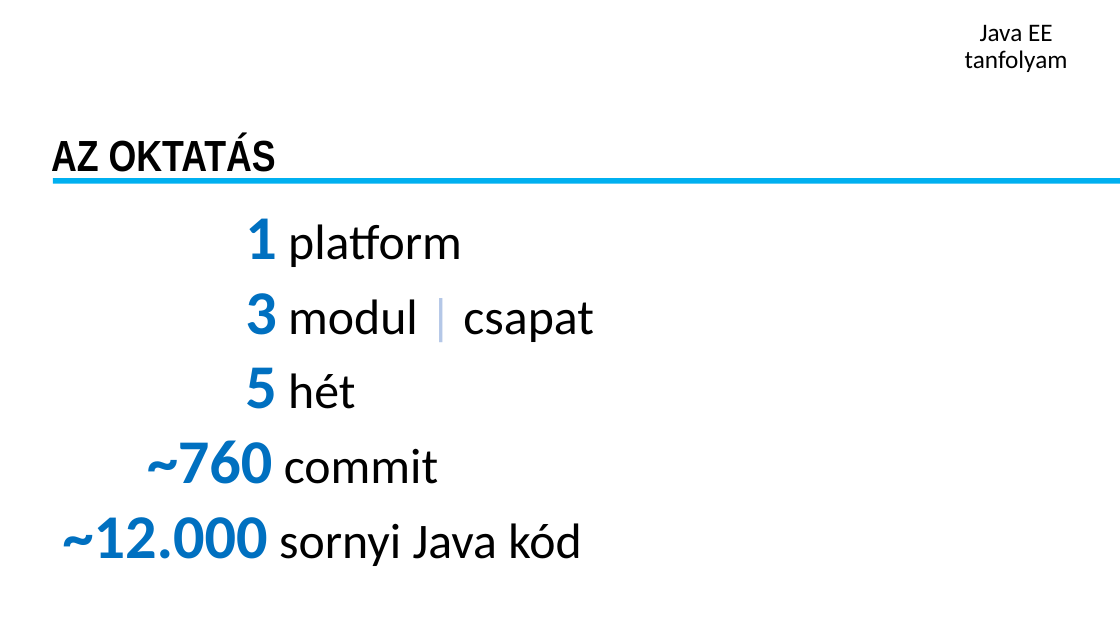
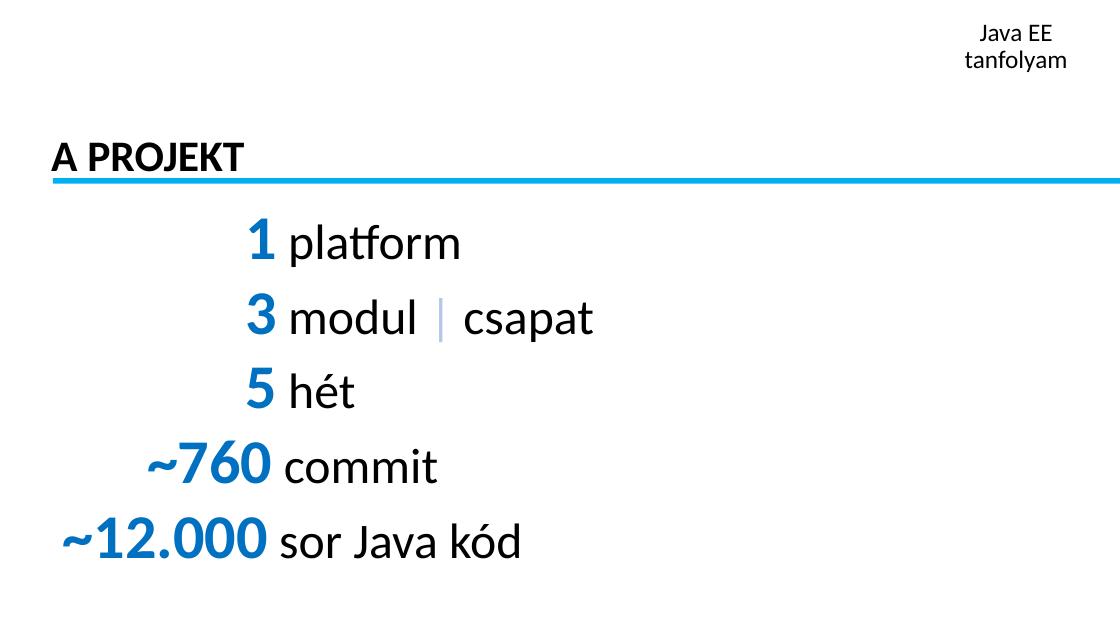
Before and after one commit to schonherz-java-ee-2016-q4/project, a slide deck: slide 8 of presentation/schonherz-2016-autumn-trainer-presentation.pptx. Drawn at 1120x630 pixels with LibreOffice and Linux fonts; fonts in the diff are those of the drawing; background and template pictures are left out. Boxes give left, top, right and bottom in pixels: in the first picture for what was removed or moved away, otherwise in the second. Text is boxed around its words. In the diff, an @@ line names an element or a change of style, - is before the commit and + after.

```diff
--- a/presentation/schonherz-2016-autumn-trainer-presentation.pptx
+++ b/presentation/schonherz-2016-autumn-trainer-presentation.pptx
@@ text at [51, 142, 244, 182]: text changed; font Arial Narrow to Calibri @@
-AZ OKTATÁS
+A PROJEKT
@@ text at [63, 517, 522, 559]: text changed @@
-~12.000 sornyi Java kód
+~12.000 sor Java kód
```
Also in this commit, not shown: 6 other slides changed.
